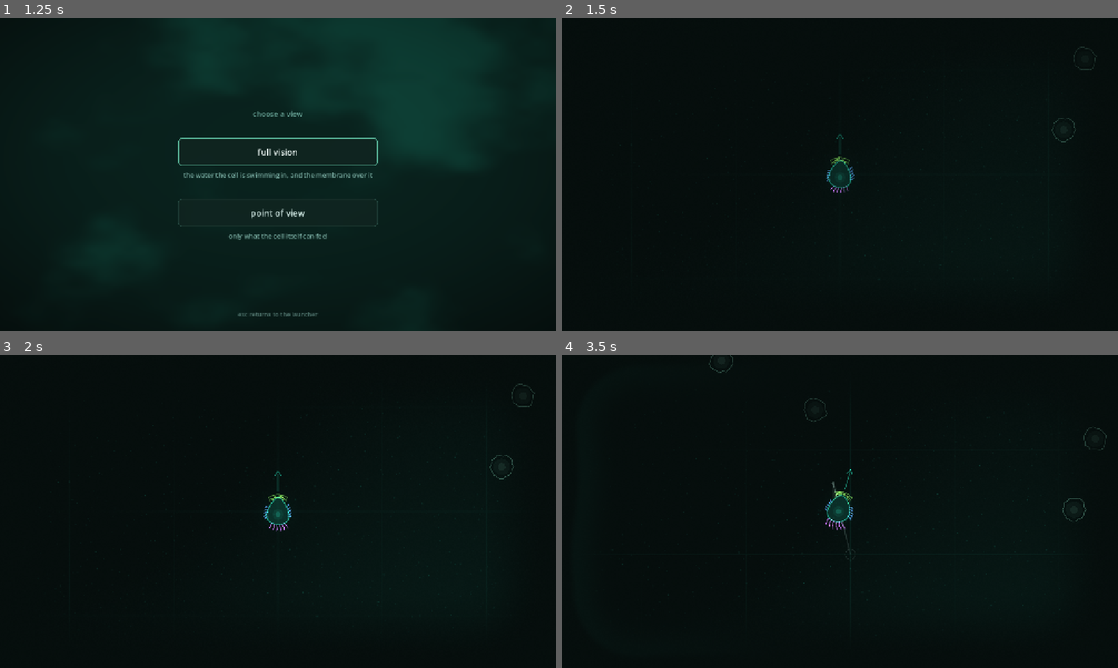
Above: before the commit, frames 1-4 (two rows, left to right).
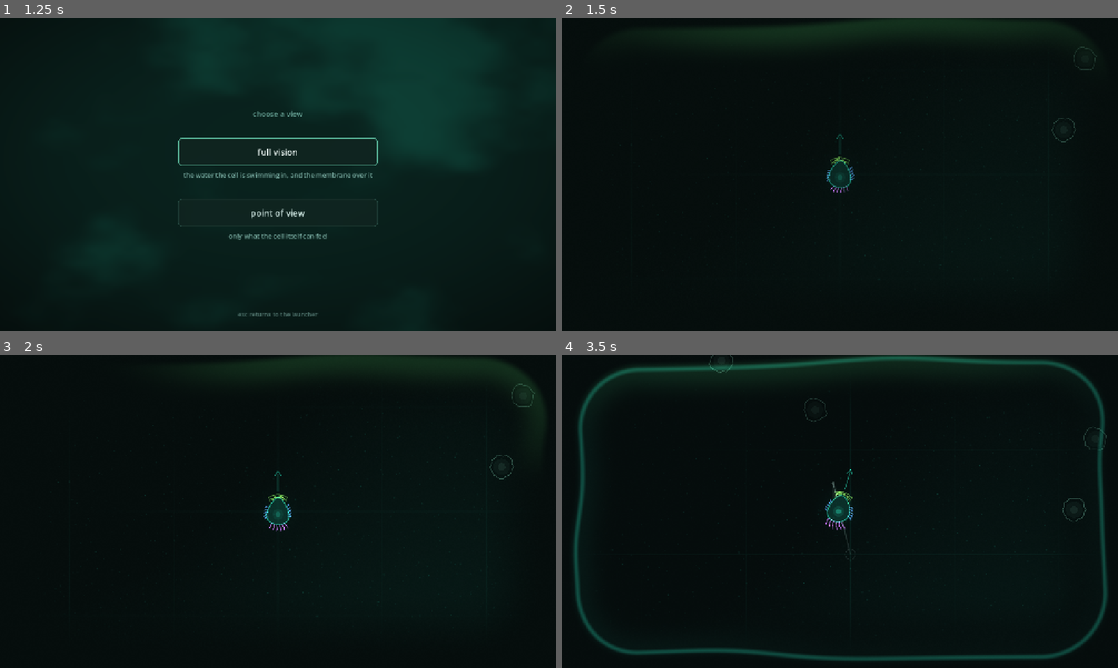
Above: after the commit, the same moments.

Repository: sinikebe/biogenic
Game: Godot game, scene res://addons/launcher/launcher.tscn
Same seed, same stepped clock (60 frames per second), same inputs: the game is played once before the commit and once after it.
Inputs (mouse positions are in pixels of both pictures, inside the frame that each line leads up to):
- Up to frame 1 (1.25 s): click "play" at 0.5 s
- Up to frame 2 (1.5 s): click "full vision" at 1.25 s
- Up to frame 3 (2 s): no input
- Up to frame 4 (3.5 s): tap Enter (ui_accept) at 2, 2.27, 2.57 s; move the mouse to (962, 495) at 2.02 s; hold Right (ui_right) 2.03-2.75 s; tap Space at 2.1 s; click (962, 495) at 2.17 s; drag from (728, 527) to (812, 574) at 2.77 s

Frame 1 is identical in both runs. In frame 2, 2.4% of the frame differs, in the area x 23-87%, y 0-8%; in frame 3, 2.2%; in frame 4, 4.8%, in the area x 2-99%, y 0-98%.

Commit message:
Fill the water: four cells over eight screens was nearly empty
The owner: "We can swim for minutes without seeing anything." The
arithmetic agrees, and the last review had measured the same thing from
the other end without anyone doing the division.

COUNT 4 spread over a disc of radius CULL 3000 is 28 million square units
against a 0.92 million viewport, so the expected number of cells on
screen was **0.13** -- about one sighting every eight screens. The field
was eight times wider than motes.gd's dust while carrying a quarter as
many bodies, and the dust is the thing that does not matter.

COUNT 4 -> 34, ring 800-2200 -> 920-1350, CULL 3000 -> 1700. That is
roughly 30x the density near the player: about four organisms on screen
at a time instead of one every few screens. Photographed at 2400x1080 --
five bodies in frame including one wearing the red threat bow, which is
the picture the gape rule was designed for and has never actually had.

**RING_MIN 800 was also a visibility bug, on the shape the owner plays.**
It is the radius at which a culled body is put back, so it has to clear
the corner of the screen. The half diagonal is 734 at the base viewport
and 877 at a 20:9 phone canvas -- so at 800 a recycled body could appear
*on screen*, out of nothing, and on a phone it usually would. 920 clears
both.

FIRST_DISTANCE moves 2200 -> 1400 because it must stay inside CULL: the
authored first arrival is placed by hand, and at 2200 against the new
1700 cull it would have been culled and reseeded the same frame, quietly
deleting the opening encounter.

Seeding invariants re-checked over 30000 bodies: drifter floor holds
(0 drifter-free fields), gape ceiling exact at 40.00, danger still falls
22% -> 9% as you grow. Clean boot and a 3000-frame soak with no errors --
contacts are O(n^2) and 34 bodies is 1156 distance checks a frame, which
is nothing.

Co-Authored-By: Claude Opus 5 <noreply@anthropic.com>
Claude-Session: https://claude.ai/code/session_012X3tRQdfBdPzgw5rX73Ymi

Diff:
--- a/game/normal/food.gd
+++ b/game/normal/food.gd
@@ -57,7 +57,7 @@
 ## `trichocyst`: the dart went off and something hunting you broke away.
 signal darted(bearing: float)
 
-const COUNT := 4
+const COUNT := 34
 
 # --- Seeding (§1.3) ---------------------------------------------------------
 # A floor that never moves, a middle that tracks you, and a ceiling you can
@@ -170,16 +170,27 @@
 const MEAL_MAX := 1.40
 
 # --- Ring placement ---------------------------------------------------------
-## Exactly like motes.gd: recycled to the far edge when culled. (motes.gd culls
-## at 1900; that is the inert dust, a different field that carries no genes.)
-const RING_MIN := 800.0
-const RING_MAX := 2200.0
-const CULL := 3000.0
+## Recycled to the far edge when culled, and the field now lives at the same
+## scale as motes.gd's dust rather than eight times wider.
+##
+## The old numbers (COUNT 4, ring 800-2200, cull 3000) spread four bodies over a
+## disc of radius 3000 -- 28 million square units against a viewport of 0.92
+## million, so the expected number of cells on screen was **0.13**. One sighting
+## every eight screens, which is the "swim for minutes without seeing anything"
+## the owner reported and the review measured from the other direction.
+##
+## RING_MIN is also a visibility bound, and 800 was wrong for it. The half
+## diagonal of the base viewport is 734, and of a 20:9 phone canvas 877 -- so at
+## 800 a recycled body could appear *on screen*, which is most of the time on the
+## shape the owner actually plays. 920 clears both.
+const RING_MIN := 920.0
+const RING_MAX := 1350.0
+const CULL := 1700.0
 ## Authored, like mote 0: placed along the cell's real velocity once it moves,
 ## just outside scent range, so the beat quickens at about 0:12. The drifter
 ## floor guarantees cell 0 is a drifter at setup, so the first thing the player
 ## ever meets is always something it can eat.
-const FIRST_DISTANCE := 2200.0
+const FIRST_DISTANCE := 1400.0
 
 # --- Dread ------------------------------------------------------------------
 const DREAD_RANGE := 1400.0
